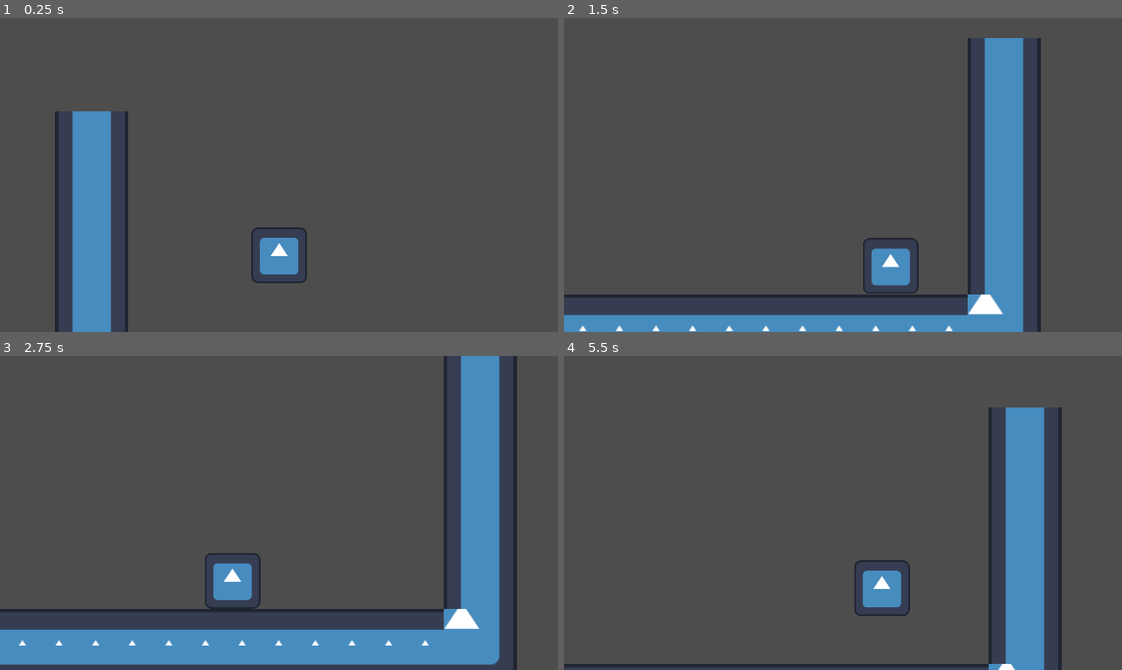
Above: before the commit, frames 1-4 (two rows, left to right).
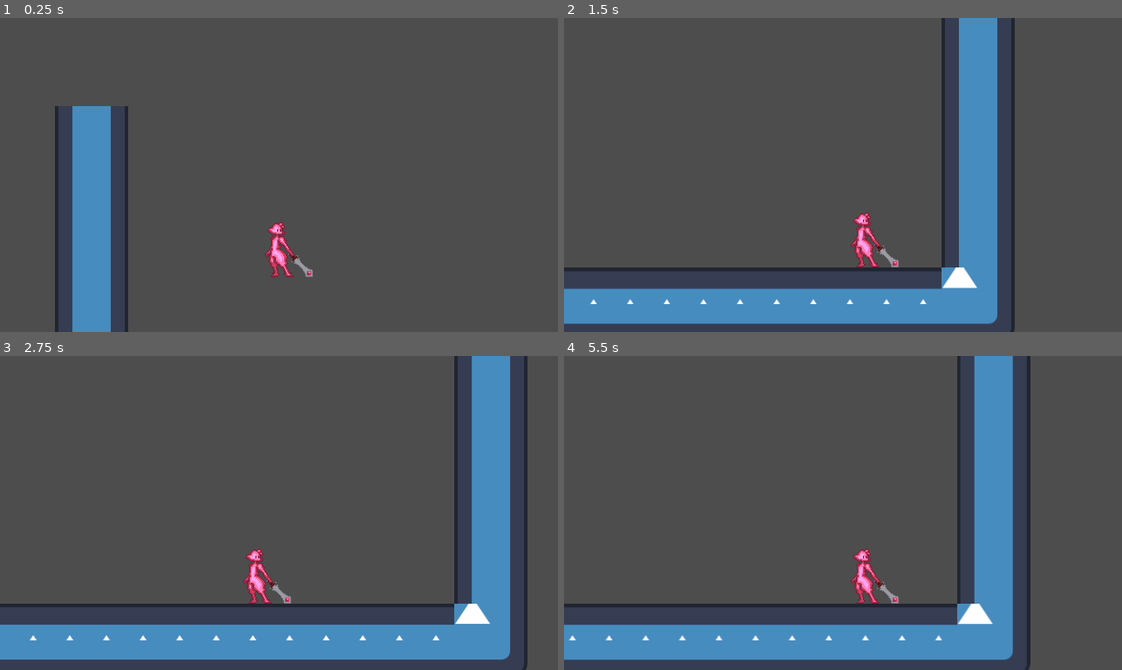
Above: after the commit, the same moments.

Repository: BoneBot/Project-WenCo
Game: Godot game, scene res://game/demo.tscn
Two runs of this game, one before a commit and one after it. Both use one fixed random seed, a clock stepped at 60 frames per second and the inputs below. The project has no main scene, so this scene is started directly. The engine's default icon, where the game draws it, is replaced by a stand-in: a white triangle on a blue panel in a dark square.
Inputs:
- Up to frame 1 (0.25 s): no input
- Up to frame 2 (1.5 s): hold Right (right) from 0.53 s (still down); tap Space (jump) at 0.6, 0.77, 1.07, 1.35 s
- Up to frame 3 (2.75 s): tap Space (jump) at 1.52, 1.82, 2.1 s; release Right (right) at 2.03 s; hold Left (left) from 2.03 s (still down)
- Up to frame 4 (5.5 s): release Left (left) at 2.78 s; hold Right (right) 2.78-4.28 s; tap Space (jump) at 2.85, 3.02, 3.32, 3.6, 3.77, 4.07, 4.35, 4.52, 4.82, 5.1 s; hold Left (left) 4.28-5.03 s; hold Right (right) from 5.03 s (still down)

The runs differ from the first frame. In frame 1, 1.3% of the frame differs, in the area x 9-57%, y 28-85%; in frame 2, 21%; in frame 3, 13%; in frame 4, 23%, in the area x 0-90%, y 0-100%.

Commit message:
Added temp sprite, updated controls, and improved jumping

Diff:
--- a/game/player/player.gd
+++ b/game/player/player.gd
@@ -3,16 +3,24 @@
 
 const SPEED = 300.0
 const JUMP_VELOCITY = -400.0
+const TERMINAL_VELOCITY = 700
+
+
+func _ready() -> void:
+	pass
+
 
 
 func _physics_process(delta: float) -> void:
-	# Add the gravity.
-	if not is_on_floor():
-		velocity += get_gravity() * delta
-
-	# Handle jump.
+	# Handle jump
 	if Input.is_action_just_pressed("jump") and is_on_floor():
 		velocity.y = JUMP_VELOCITY
+	elif Input.is_action_just_released("jump") and velocity.y < 0:
+		velocity.y = 0
+
+	# Apply gravity
+	if not is_on_floor():
+		velocity.y = minf(TERMINAL_VELOCITY, velocity.y + get_gravity().y * delta)
 
 	# Get the input direction and handle the movement/deceleration.
 	# As good practice, you should replace UI actions with custom gameplay actions.
@@ -23,3 +31,8 @@
 		velocity.x = move_toward(velocity.x, 0, SPEED)
 
 	move_and_slide()
+
+
+func flip_sprite() -> void:
+	$Sprite.flip_h = !$Sprite.flip_h
+	$Sprite.offset.x = -$Sprite.offset.x
--- a/game/player/player.tscn
+++ b/game/player/player.tscn
@@ -1,13 +1,13 @@
 [gd_scene load_steps=5 format=3 uid="uid://cx4n5g4jwajpq"]
 
-[ext_resource type="Texture2D" uid="uid://5tk771jfex8n" path="res://icon.svg" id="1_4kpp5"]
 [ext_resource type="Script" path="res://game/player/player.gd" id="1_36ijq"]
+[ext_resource type="Texture2D" uid="uid://dhotyahann3um" path="res://Art Stuff/The_Sword.png" id="2_bvnbb"]
 
 [sub_resource type="SpriteFrames" id="SpriteFrames_xrvkc"]
 animations = [{
 "frames": [{
 "duration": 1.0,
-"texture": ExtResource("1_4kpp5")
+"texture": ExtResource("2_bvnbb")
 }],
 "loop": true,
 "name": &"default",
@@ -15,19 +15,22 @@
 }]
 
 [sub_resource type="CapsuleShape2D" id="CapsuleShape2D_ed6pa"]
-radius = 32.0
+radius = 16.0
 height = 64.0
 
 [node name="Player" type="CharacterBody2D"]
 script = ExtResource("1_36ijq")
 
-[node name="AnimatedSprite2D" type="AnimatedSprite2D" parent="."]
-scale = Vector2(0.5, 0.5)
+[node name="Sprite" type="AnimatedSprite2D" parent="."]
+texture_filter = 1
 sprite_frames = SubResource("SpriteFrames_xrvkc")
+offset = Vector2(13, 0)
+flip_h = true
 
-[node name="CollisionShape2D" type="CollisionShape2D" parent="."]
+[node name="Collision" type="CollisionShape2D" parent="."]
 shape = SubResource("CapsuleShape2D_ed6pa")
 
-[node name="Camera2D" type="Camera2D" parent="."]
+[node name="Camera" type="Camera2D" parent="."]
 position = Vector2(0, -72)
 position_smoothing_enabled = true
+position_smoothing_speed = 10.0
--- a/project.godot
+++ b/project.godot
@@ -24,30 +24,46 @@
 
 left={
 "deadzone": 0.5,
-"events": [Object(InputEventKey,"resource_local_to_scene":fa …(140 unchanged characters)… d":false,"keycode":0,"physical_keycode":65,"key_label":0,"unicode":97,"location":0,"echo":false,"script":null)
-, Object(InputEventKey,"resource_local_to_scene":false,"resource_name":"","device":-1,"window_id":0,"alt_pressed":false,"shift_pressed":false,"ctrl_pressed":false,"meta_pressed":false,"pressed":false,"keycode":0,"physical_keycode":4194319,"key_label":0,"unicode":0,"location":0,"echo":false,"script":null)
+"events": [Object(InputEventKey,"resource_local_to_scene":fa …(140 unchanged characters)… d":false,"keycode":0,"physical_keycode":4194319,"key_label":0,"unicode":0,"location":0,"echo":false,"script":null)
+, Object(InputEventJoypadMotion,"resource_local_to_scene":false,"resource_name":"","device":-1,"axis":0,"axis_value":-1.0,"script":null)
 ]
 }
 right={
 "deadzone": 0.5,
-"events": [Object(InputEventKey,"resource_local_to_scene":fa …(140 unchanged characters)… d":false,"keycode":0,"physical_keycode":68,"key_label":0,"unicode":100,"location":0,"echo":false,"script":null)
-, Object(InputEventKey,"resource_local_to_scene":false,"resource_name":"","device":-1,"window_id":0,"alt_pressed":false,"shift_pressed":false,"ctrl_pressed":false,"meta_pressed":false,"pressed":false,"keycode":0,"physical_keycode":4194321,"key_label":0,"unicode":0,"location":0,"echo":false,"script":null)
+"events": [Object(InputEventKey,"resource_local_to_scene":fa …(140 unchanged characters)… d":false,"keycode":0,"physical_keycode":4194321,"key_label":0,"unicode":0,"location":0,"echo":false,"script":null)
+, Object(InputEventJoypadMotion,"resource_local_to_scene":false,"resource_name":"","device":-1,"axis":0,"axis_value":1.0,"script":null)
 ]
 }
 up={
 "deadzone": 0.5,
-"events": [Object(InputEventKey,"resource_local_to_scene":fa …(140 unchanged characters)… d":false,"keycode":0,"physical_keycode":87,"key_label":0,"unicode":119,"location":0,"echo":false,"script":null)
-, Object(InputEventKey,"resource_local_to_scene":false,"resource_name":"","device":-1,"window_id":0,"alt_pressed":false,"shift_pressed":false,"ctrl_pressed":false,"meta_pressed":false,"pressed":false,"keycode":0,"physical_keycode":4194320,"key_label":0,"unicode":0,"location":0,"echo":false,"script":null)
+"events": [Object(InputEventKey,"resource_local_to_scene":fa …(140 unchanged characters)… d":false,"keycode":0,"physical_keycode":4194320,"key_label":0,"unicode":0,"location":0,"echo":false,"script":null)
+, Object(InputEventJoypadMotion,"resource_local_to_scene":false,"resource_name":"","device":-1,"axis":1,"axis_value":-1.0,"script":null)
 ]
 }
 down={
 "deadzone": 0.5,
-"events": [Object(InputEventKey,"resource_local_to_scene":fa …(140 unchanged characters)… d":false,"keycode":0,"physical_keycode":83,"key_label":0,"unicode":115,"location":0,"echo":false,"script":null)
-, Object(InputEventKey,"resource_local_to_scene":false,"resource_name":"","device":-1,"window_id":0,"alt_pressed":false,"shift_pressed":false,"ctrl_pressed":false,"meta_pressed":false,"pressed":false,"keycode":0,"physical_keycode":4194322,"key_label":0,"unicode":0,"location":0,"echo":false,"script":null)
+"events": [Object(InputEventKey,"resource_local_to_scene":fa …(140 unchanged characters)… d":false,"keycode":0,"physical_keycode":4194322,"key_label":0,"unicode":0,"location":0,"echo":false,"script":null)
+, Object(InputEventJoypadMotion,"resource_local_to_scene":false,"resource_name":"","device":-1,"axis":1,"axis_value":1.0,"script":null)
 ]
 }
 jump={
 "deadzone": 0.5,
 "events": [Object(InputEventKey,"resource_local_to_scene":false,"resource_name":"","device":-1,"window_id":0,"alt_press …(191 unchanged characters)…
+, Object(InputEventJoypadButton,"resource_local_to_scene":false,"resource_name":"","device":-1,"button_index":0,"pressure":0.0,"pressed":true,"script":null)
 ]
 }
+dash={
+"deadzone": 0.5,
+"events": [Object(InputEventKey,"resource_local_to_scene":false,"resource_name":"","device":-1,"window_id":0,"alt_pressed":false,"shift_pressed":false,"ctrl_pressed":false,"meta_pressed":false,"pressed":false,"keycode":0,"physical_keycode":90,"key_label":0,"unicode":122,"location":0,"echo":false,"script":null)
+]
+}
+attack={
+"deadzone": 0.5,
+"events": [Object(InputEventKey,"resource_local_to_scene":false,"resource_name":"","device":-1,"window_id":0,"alt_pressed":false,"shift_pressed":false,"ctrl_pressed":false,"meta_pressed":false,"pressed":false,"keycode":0,"physical_keycode":67,"key_label":0,"unicode":99,"location":0,"echo":false,"script":null)
+]
+}
+blink={
+"deadzone": 0.5,
+"events": [Object(InputEventKey,"resource_local_to_scene":false,"resource_name":"","device":-1,"window_id":0,"alt_pressed":false,"shift_pressed":false,"ctrl_pressed":false,"meta_pressed":false,"pressed":false,"keycode":0,"physical_keycode":88,"key_label":0,"unicode":120,"location":0,"echo":false,"script":null)
+]
+}
Binary file added: Art Stuff/The_Sword.png
Not shown, added: Art Stuff/The_Sword.png.import
